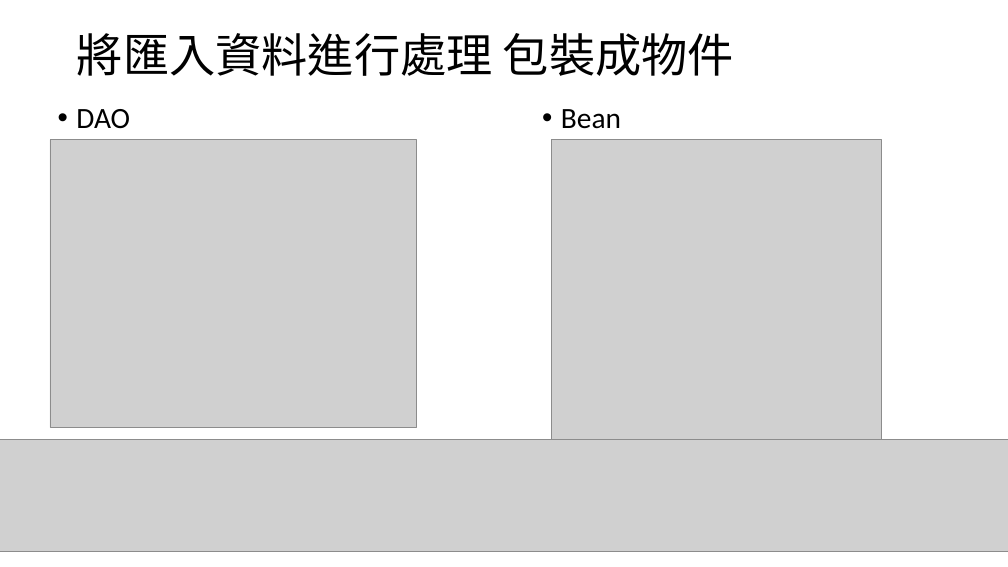
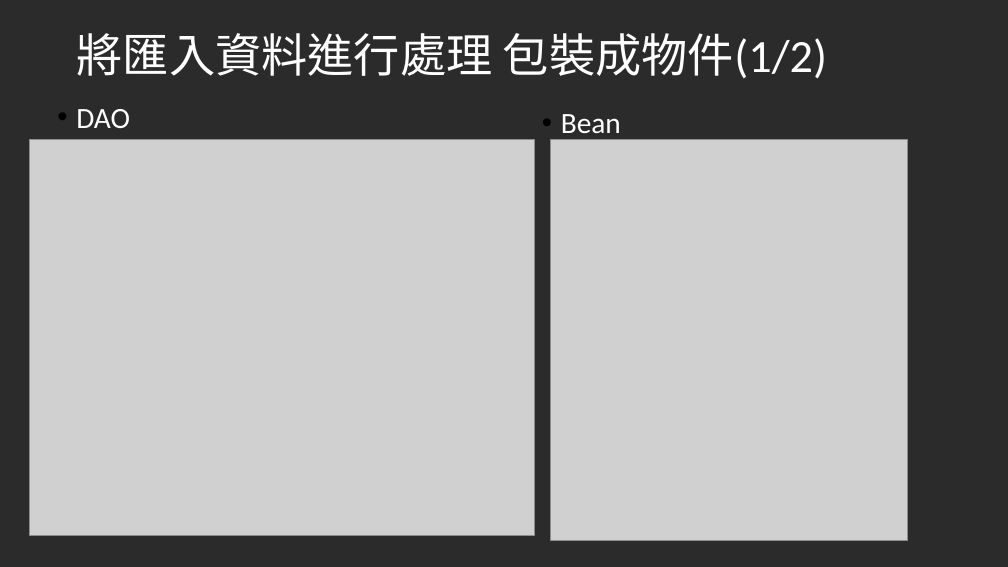
Before and after one commit to Hoxton019030/Columbrium, a slide deck: slide 6 of 新竹縣公私立【納骨塔】清冊資料庫.pptx. Drawn at 1008x567 pixels with LibreOffice and Linux fonts; fonts in the diff are those of the drawing; grey boxes stand for pictures; background and template pictures are left out; a plain dark background stands for a picture behind light text. Boxes give left, top, right and bottom in pixels: in the first picture for what was removed or moved away, otherwise in the second. Text is boxed around its words. In the diff, an @@ line names an element or a change of style, - is before the commit and + after.

```diff
--- a/新竹縣公私立【納骨塔】清冊資料庫.pptx
+++ b/新竹縣公私立【納骨塔】清冊資料庫.pptx
@@ background #FFFFFF to picture (left out) @@
@@ text at box(77, 33, 827, 78): text changed; text colour #000000 to #FFFFFF @@
-將匯入資料進行處理 包裝成物件
+將匯入資料進行處理 包裝成物件(1/2)
@@ text "DAO" at box(76, 109, 130, 128): text colour #000000 to #FFFFFF @@
@@ text "Bean" at box(561, 114, 621, 140): text colour #000000 to #FFFFFF @@
@@ picture: place and size @@
-picture at box(50, 140, 417, 428)
+picture at box(29, 140, 534, 536)
@@ picture: place and size @@
-picture at box(551, 140, 882, 511)
+picture at box(551, 140, 907, 541)
@@ picture removed at box(0, 440, 1008, 552) @@
```
Also in this commit, not shown: 9 other slides changed, 2 slides added, 3 slides removed, 15 other files.
